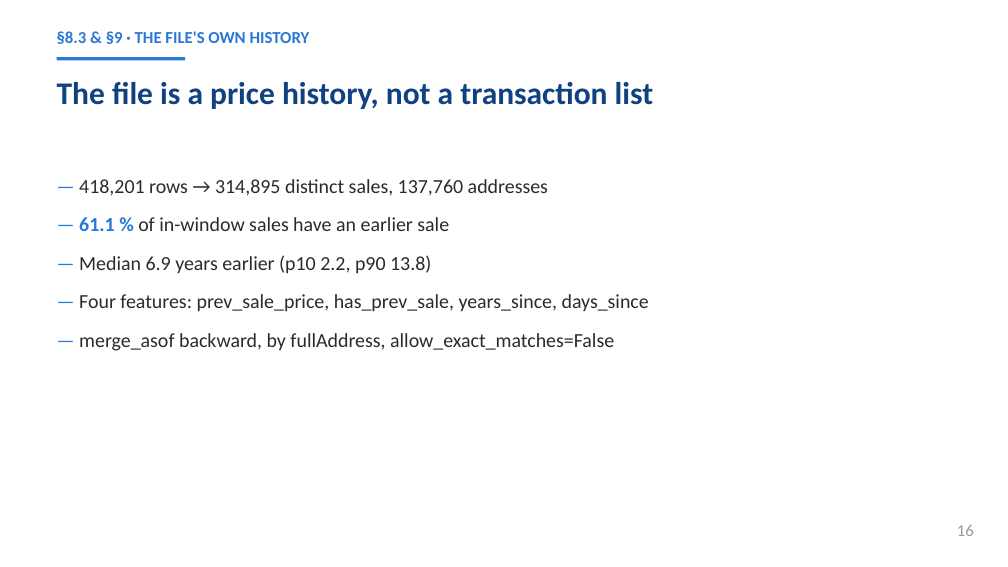
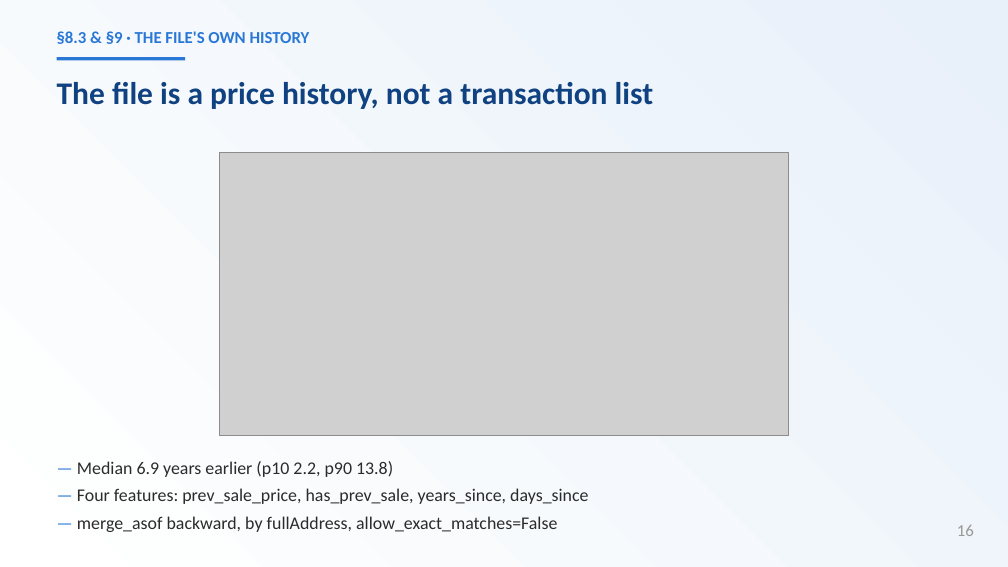
Before and after one commit to GiladAviv/LondonFlipFinder, a slide deck: slide 16 of presentation.pptx. Drawn at 1008x567 pixels with LibreOffice and Linux fonts; fonts in the diff are those of the drawing; grey boxes stand for pictures. Boxes give left, top, right and bottom in pixels: in the first picture for what was removed or moved away, otherwise in the second. Text is boxed around its words. In the diff, an @@ line names an element or a change of style, - is before the commit and + after.

```diff
--- a/presentation.pptx
+++ b/presentation.pptx
@@ rectangle added at [0, 0, 1008, 567], fill gradient #FFFFFF to #E8F0F9 @@
@@ text at [79, 179, 548, 231]: paragraphs removed @@
-— 418,201 rows → 314,895 distinct sales, 137,760 addresses
-— 61.1 % of in-window sales have an earlier sale
@@ picture added at [219, 153, 789, 436] @@
@@ text "— Median 6.9 years earlier ...": place and size @@
-text "— Median 6.9 years earlier ..." at [79, 179, 649, 351]
+text "— Median 6.9 years earlier ..." at [77, 461, 588, 532]
@@ text "— Median 6.9 years earlier ..." at [77, 461, 588, 532]: size 19 to 17 pt; less space between paragraphs @@
```
Also in this commit, not shown: 47 other slides changed, 7 other files.
